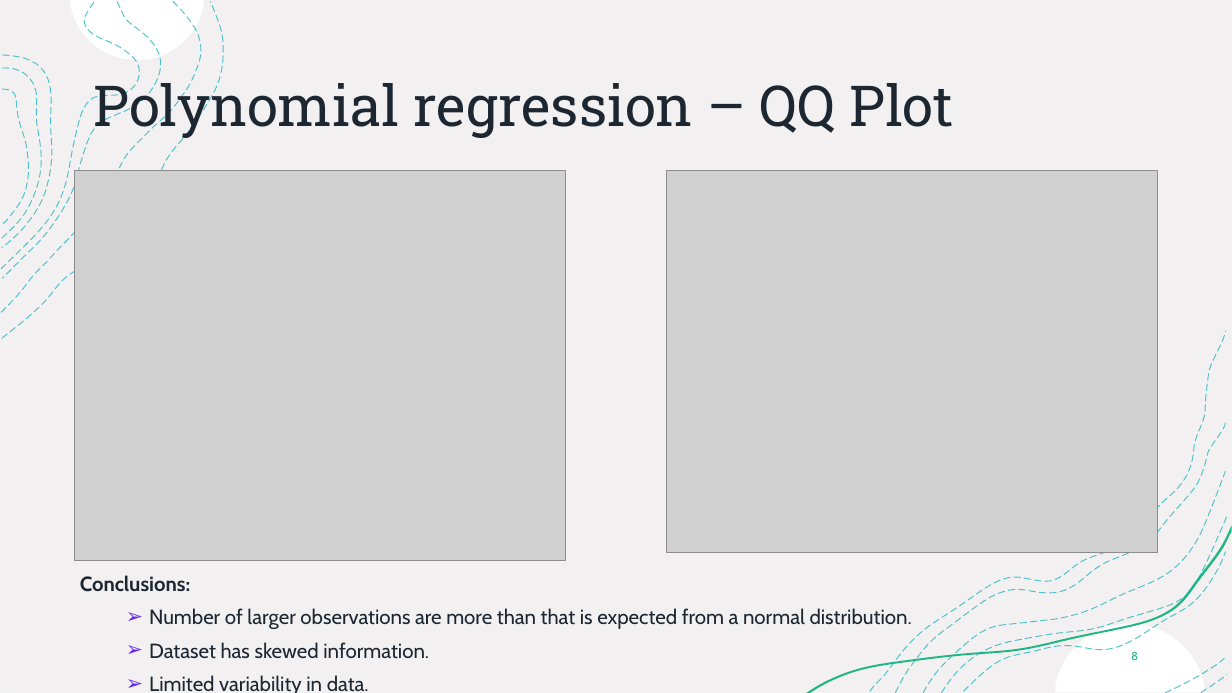
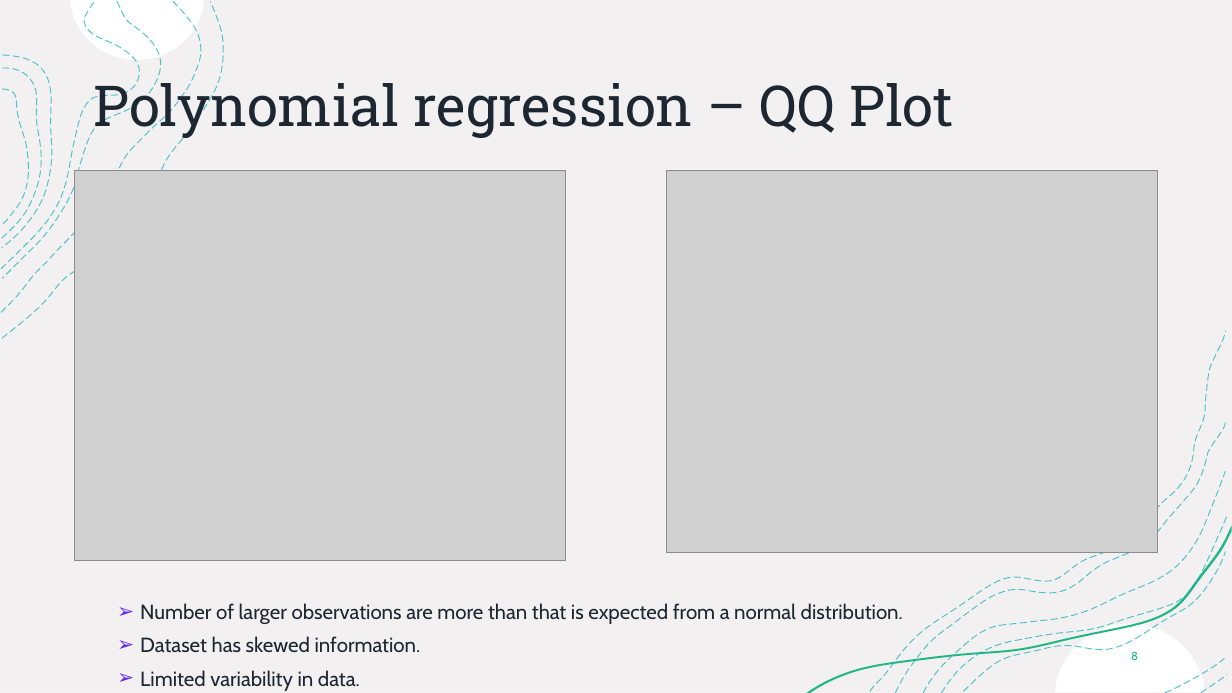
Before and after one commit to joss-thu/MLProj-GermanAirFares, a slide deck: slide 8 of ML-Project.pptx. Drawn at 1232x693 pixels with LibreOffice and Linux fonts; fonts in the diff are those of the drawing; grey boxes stand for pictures. Boxes give left, top, right and bottom in pixels: in the first picture for what was removed or moved away, otherwise in the second. Text is boxed around its words. In the diff, an @@ line names an element or a change of style, - is before the commit and + after.

```diff
--- a/ML-Project.pptx
+++ b/ML-Project.pptx
@@ text "Number of larger observations are ...": place and size @@
-text "Number of larger observations are ..." at box(80, 575, 912, 693)
+text "Number of larger observations are ..." at box(140, 603, 903, 691)
@@ text at box(80, 575, 191, 592): paragraph removed @@
-Conclusions:
```
Also in this commit, not shown: 6 other slides changed.
